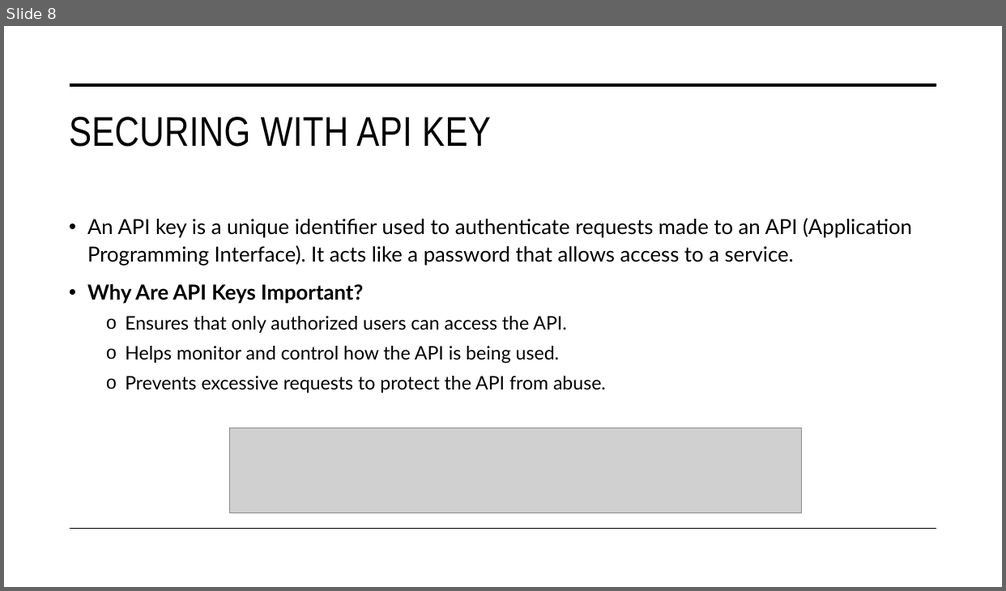
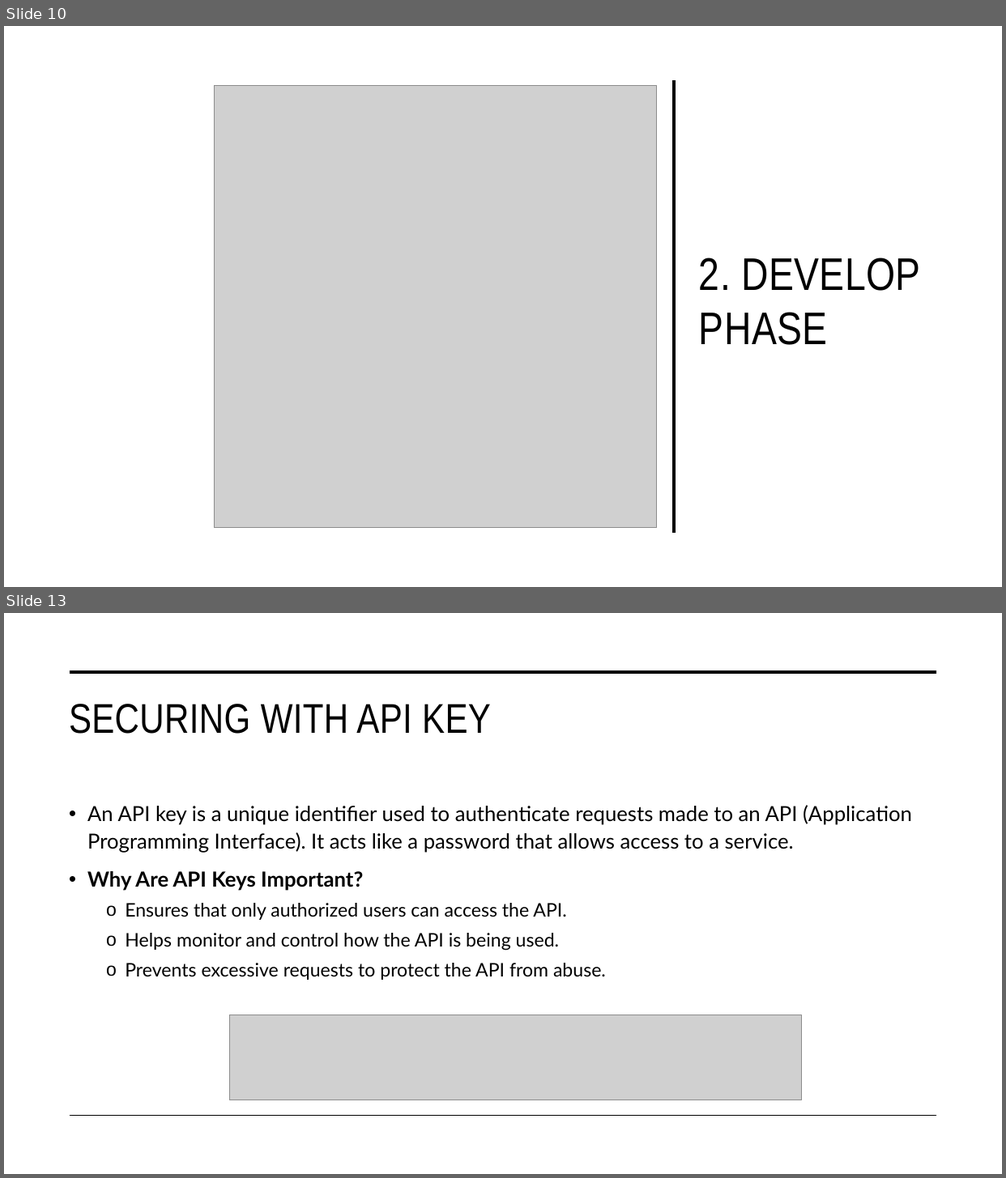
Before and after one commit to ashesh808/API-Demo-Presentation, a slide deck: Presentation.pptx. Shown one above the other, each under a label of ours: slide 8 before the commit, slides 10 and 13 after it; the slides between them are not shown. The pictures are 1006x591 and 1006x1178 pixels, drawn with LibreOffice and Linux fonts; fonts in the diff are those of the drawing; grey boxes stand for pictures. Boxes give left, top, right and bottom in pixels: in the first picture for what was removed or moved away, otherwise in the second. Text is boxed around its words. In the diff, an @@ line names an element or a change of style, - is before the commit and + after.

```diff
--- a/Presentation.pptx
+++ b/Presentation.pptx
@@ slide 10 added at [4, 26, 1002, 587], background #FFFFFF @@
@@ picture added at [215, 85, 658, 528] @@
@@ line added from (674, 534) to (674, 80), #000000 3.5 pt @@
@@ title added at [699, 258, 921, 345], 44 pt, text #000000 @@
+2. DEVELOP PHASE
@@ what was slide 8 is now slide 13 @@
```
Also in this commit, not shown: 8 slides changed, 10 other slides added, 1 other file.
